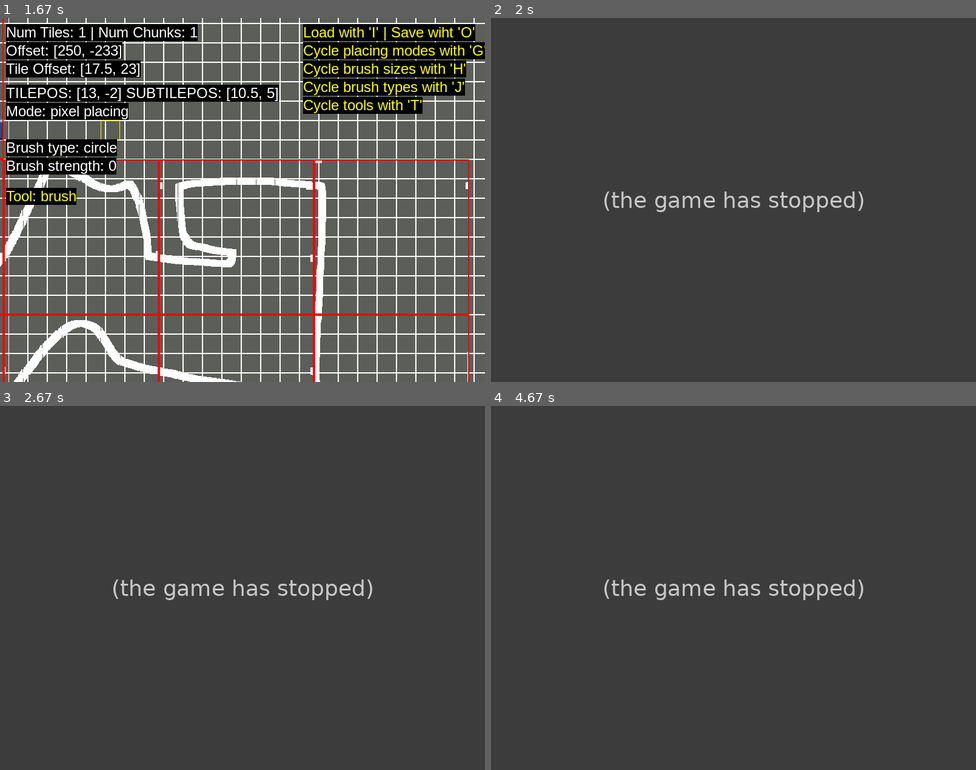
Above: before the commit, frames 1-4 (two rows, left to right).
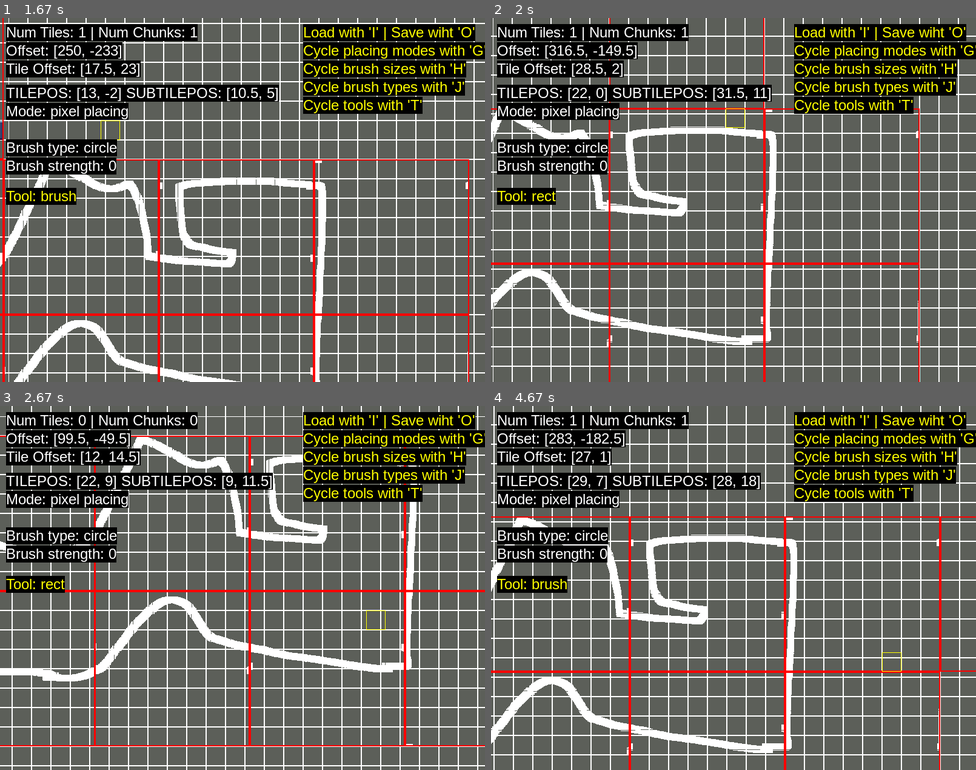
Above: after the commit, the same moments.

Repository: tea-enjoyer11/PlatformerGame0
Game: pygame game, started from leveleditor.py
The game is run twice, just before and just after one commit, with the same random seed, the same clock (stepped at 60 frames per second) and the same inputs.
Inputs (mouse positions are in pixels of both pictures, inside the frame that each line leads up to):
- Up to frame 1 (1.67 s): click (242, 200) at 0.38 s; hold W 0.67-1.13 s; click (310, 294) at 0.75 s; tap I at 0.82 s; hold D from 1.17 s (still down); click (111, 123) at 1.25 s; tap G at 1.32 s
- Up to frame 2 (2 s): release D at 1.8 s; hold S from 1.83 s (still down); click (743, 119) at 1.92 s; tap T at 1.98 s
- Up to frame 3 (2.67 s): release S at 2.2 s; hold A from 2.23 s (still down); click (368, 617) at 2.32 s; tap I at 2.38 s
- Up to frame 4 (4.67 s): release A at 2.7 s; hold D 2.73-3.2 s; click (602, 689) at 2.82 s; tap G at 2.88, 4.22 s; hold W 3.23-3.53 s; click (849, 671) at 3.32 s; tap T at 3.38 s; hold D 3.57-4.03 s; click (854, 653) at 3.65 s; tap I at 3.72 s; hold A 4.07-4.6 s; click (898, 668) at 4.15 s; hold S from 4.63 s (still down)

Frame 1 is identical in both runs. In frame 2, 100% of the frame differs, in the area x 0-100%, y 0-100%; in frame 3, 100%; in frame 4, 100%.
Error before the commit: TypeError: Source objects must be a Surface (tiles.py line 517); the game stopped at 1.92 s (later frames are placeholders)

Commit message:
animation angefangen

Diff:
--- a/Scripts/entities.py
+++ b/Scripts/entities.py
@@ -1,5 +1,6 @@
 from Scripts.CONFIG import *
 from Scripts.tiles import *
+from Scripts.sprites import Animation, cut_spritesheet_row
 
 
 class PhysicsEntity:
@@ -35,6 +36,15 @@
 class Player(PhysicsEntity):
     def __init__(self, pos: Vector2) -> None:
         super().__init__(pos, Vector2(TILESIZE // 2, TILESIZE))
+
+        self.animation = Animation()
+        path = "assets/entities/AnimationSheet_Character.png"
+        s = Vector2(32)
+        self.animation.add_state("idle", cut_spritesheet_row(path, s, 0))
+        self.animation.add_state("walk", cut_spritesheet_row(path, s, 2))
+        self.animation.add_state("run", cut_spritesheet_row(path, s, 3))
+        self.animation.add_state("jump_init", cut_spritesheet_row(path, s, 5, max_frames=4), looping=False)
+        self.animation.state = "run"
 
     def _handle_standart_colls(self, movement, dt: float, normal_tiles: list[Tile]) -> None:
         self.pos[0] += movement[0] * dt
@@ -230,3 +240,15 @@
 
         # return collisions
         return self.collision_types.copy()
+
+    def update(self, dt: float) -> None:
+        self.animation.update(dt, change=10)
+
+    def set_state(self, state: str) -> None:
+        self.animation.state = state
+
+    def render(self, surface: Surface, offset: Vector2 = Vector2(0)) -> None:
+        img = self.animation.img()
+        if img:
+            image_offset = Vector2(8, 0)
+            surface.blit(img, Vector2(self.rect.topleft) - offset - image_offset)
--- a/Scripts/sprites.py
+++ b/Scripts/sprites.py
@@ -2,7 +2,7 @@
 from Scripts.utils import load_image, surf_is_black
 
 
-def cut_spritesheet(path_or_image: str | Surface, img_size: Vector2) -> list[Surface]:
+def cut_spritesheet(path_or_image: str | Surface, img_size: Vector2, max_frames: int = -1) -> list[Surface]:
     if isinstance(path_or_image, str):
         sheet = load_image(path_or_image)
     elif isinstance(path_or_image, Surface):
@@ -12,26 +12,52 @@
 
     ret = []
     sheet_size = Vector2(sheet.get_size())
+    i = 0
 
     for y in range(int(sheet_size.y / img_size.y)):
         for x in range(int(sheet_size.x / img_size.x)):
             img = sheet.subsurface(Rect(x * img_size.x, y * img_size.y, img_size.x, img_size.y))
+            i += 1
             if not surf_is_black(img):
                 ret.append(img)
+            if i > max_frames and max_frames > 0:
+                break
 
     return ret
 
 
-class AnimationManager:
+def cut_spritesheet_row(path_or_image: str | Surface, img_size: Vector2, row_index: int, max_frames: int = -1) -> list[Surface]:
+    if isinstance(path_or_image, str):
+        sheet = load_image(path_or_image)
+    elif isinstance(path_or_image, Surface):
+        sheet = path_or_image
+    else:
+        raise TypeError("path_or_image has to be of type <str> or <pygame.Surface>")
+
+    ret = []
+    sheet_size = Vector2(sheet.get_size())
+    i = 0
+
+    for x in range(int(sheet_size.x / img_size.x)):
+        img = sheet.subsurface(Rect(x * img_size.x, row_index * img_size.y, img_size.x, img_size.y))
+        i += 1
+        if not surf_is_black(img):
+            ret.append(img)
+        if i > max_frames and max_frames > 0:
+            break
+
+    return ret
+
+
+class Animation:
     def __init__(self) -> None:
         self.states: dict[str, list[Surface]] = {}
-        self.states_looping: dict[str, bool]
+        self.states_looping: dict[str, bool] = {}
 
         self.__state: str = None
-
         self.index: float = 0.0
 
-    def add_state(self, state: str, surfs: list[Surface], looping: bool) -> None:
+    def add_state(self, state: str, surfs: list[Surface], looping: bool = True) -> None:
         if state not in self.states:
             self.states[state] = surfs
             self.states_looping[state] = looping
@@ -46,9 +72,9 @@
 
     def update(self, dt: float, change: float = 1.0) -> None:
         if self.states_looping[self.__state]:  # looping
-            self.index += change * dt
+            self.index = (self.index + change * dt) % len(self.states[self.__state])
         else:  # nicht looping
-            self.index = min(self.index + change * dt, len(self.states[self.__state]))
+            self.index = min(self.index + change * dt, len(self.states[self.__state]) - 1)
 
     def img(self) -> Surface:
         return self.states[self.__state][int(self.index)]
--- a/Scripts/tiles.py
+++ b/Scripts/tiles.py
@@ -350,7 +350,8 @@
     def extend_pixels(self, data: list[Vector2], start_tile_pos: Vector2, start_pixel_pos: Vector2, color: tuple = (255, 255, 255)) -> None:
         self._last_pre_render_data = self._calc_pre_render_data()
         # start_pixel_pos = Vector2(start_pixel_pos.x % CHUNKSIZE, start_pixel_pos.y % CHUNKSIZE)
-        buffer: dict[tuple, list[tuple]] = {tuple(start_tile_pos): []}
+        buffer1: dict[tuple, list[tuple]] = {tuple(start_tile_pos): []}
+        buffer2: dict[tuple, dict[tuple, list[tuple]]] = {}
 
         SHIFTING_SIZE = TILESIZE - 1
         for offset_pixel in data:
@@ -373,14 +374,14 @@
                 pixel_pos.y -= SHIFTING_SIZE
 
             tile_pos = tuple(tile_pos)
-            if tile_pos not in buffer:
-                buffer[tile_pos] = []
-            buffer[tile_pos].append(tuple(pixel_pos))
+            if tile_pos not in buffer1:
+                buffer1[tile_pos] = []
+            buffer1[tile_pos].append(tuple(pixel_pos))
 
         # print(list(buffer.keys()))  # global tile pos
         # print([(pos[0] % CHUNKSIZE, pos[1] % CHUNKSIZE) for pos in buffer])  # tile pos in chunk
 
-        for pos, data_ in buffer.items():
+        for pos, data_ in buffer1.items():
             local_pos = (pos[0] % CHUNKSIZE, pos[1] % CHUNKSIZE)
             custom_tile: CustomTile = None
             if local_pos in self._tiles:
@@ -393,7 +394,8 @@
                 custom_tile = CustomTile(pos)
                 self._tiles[local_pos] = custom_tile
             custom_tile.extend_pixels(data_, color=color)
-            custom_tile.pre_render()
+            custom_tile.pre_render(force_pre_render=True)
+
         self._pre_render_data = self._calc_pre_render_data()
 
     def extend(self, tiles: list[Tile]) -> None:
@@ -514,6 +516,7 @@
         surf = Surface((w + global_tile_offset.x, h + global_tile_offset.y))
         surf.set_colorkey("black")
 
+        # print(l)
         surf.fblits(l)
 
         self._pre_renderd_surf = surf
--- a/app.py
+++ b/app.py
@@ -139,6 +139,8 @@
 
     tile_map.render(screen, p.pos, offset=scroll)
     pygame.draw.rect(screen, "blue", Rect(Vector2(p.rect.topleft) - scroll, p.rect.size))
+    p.update(dt)
+    p.render(screen, scroll)
 
     for tile in close_tiles:
         render_collision_mesh(screen, "yellow", tile, offset=scroll)
@@ -168,6 +170,7 @@
                 down = True
             if event.key == pygame.K_SPACE:
                 p.vel.y = -jumpforce
+                p.set_state("jump_init")
             if event.key == pygame.K_TAB:
                 noclip = not noclip
                 p.vel.y = 0
--- /dev/null
+++ b/tools/color_swapper.py
@@ -0,0 +1,33 @@
+from PIL import Image
+
+
+def replace_color(image_path, target_color, replacement_color, output_path):
+    # Open the image
+    img = Image.open(image_path).convert('RGBA')
+    datas = img.getdata()
+
+    # Replace the target color with the replacement color
+    new_data = []
+    for item in datas:
+        # Change all target colors to replacement color
+        if item[:3] == target_color:
+            new_data.append(replacement_color + (item[3],))  # Retaining the original alpha channel
+        else:
+            new_data.append(item)
+
+    # Update image data
+    img.putdata(new_data)
+
+    # Save the modified image
+    img.save(output_path)
+
+
+# Example usage
+if __name__ == "__main__":
+    image_path = "assets/entities/AnimationSheet_Character.png"
+    target_color = (0, 0, 0)  # Red color
+    replacement_color = (1, 1, 1)  # Green color
+    output_path = "output_image.png"
+
+    replace_color(image_path, target_color, replacement_color, output_path)
+    print(f"Image saved as {output_path}")
Binary file added: assets/entities/AnimationSheet_Character.png
Binary file added: assets/entities/Individual Sprites/adventurer-attack1-00.png
Binary file added: assets/entities/Individual Sprites/adventurer-attack1-01.png
Binary file added: assets/entities/Individual Sprites/adventurer-attack1-02.png
Binary file added: assets/entities/Individual Sprites/adventurer-attack1-03.png
Binary file added: assets/entities/Individual Sprites/adventurer-attack1-04.png
Binary file added: assets/entities/Individual Sprites/adventurer-attack2-00.png
Binary file added: assets/entities/Individual Sprites/adventurer-attack2-01.png
Binary file added: assets/entities/Individual Sprites/adventurer-attack2-02.png
Binary file added: assets/entities/Individual Sprites/adventurer-attack2-03.png
Binary file added: assets/entities/Individual Sprites/adventurer-attack2-04.png
Binary file added: assets/entities/Individual Sprites/adventurer-attack2-05.png
(and 64 more such lines)
